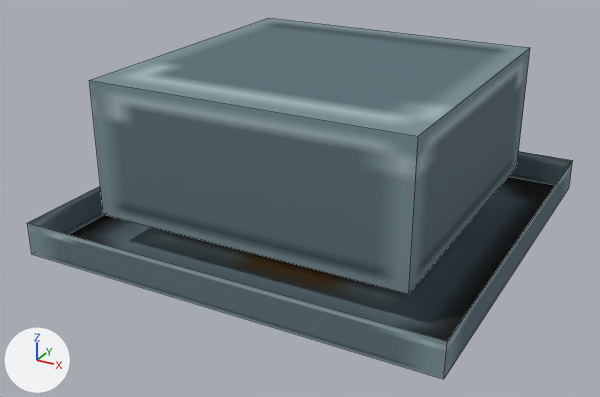
The OBJ model src/main/resources/assets/create_nuclear_industry/models/block/turbine/mesh/controller_down.obj as it was, and as the next commit left it.
Before and after are seen from a camera (50 mm lens) standing at (1.368, -2.201, 0.891) and looking at (0.474, -0.575, 0.078). Arrows for +X, +Y and +Z are at lower left; the lights stay in place. The picture after the commit comes second. Mesh edges are drawn as thin lines. Where no turn or scale is listed for an object, it has been applied to the vertices. Vertices at exactly the same position are counted once.

Objects in the first picture: 'controller_down'.
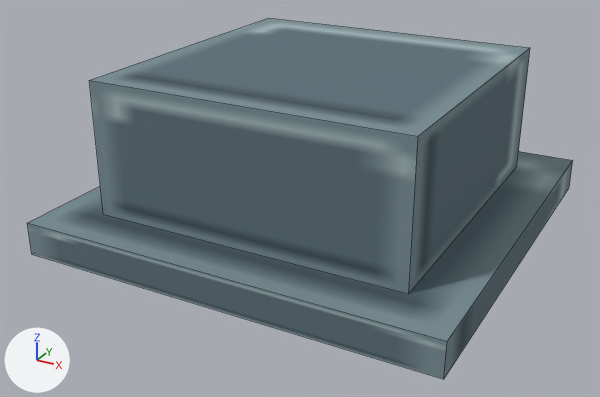
Boxes [x1, y1, x2, y2] around the edits, measured in the pictures (600 x 397 px):
'controller_down', reshaped
    both: [27, 18, 573, 379]
part 1 of me_controller_down, added (cyan)
    after: [28, 151, 573, 341]

The change in detail:
Picture 'turbine_controller_surface' (img_turbine_controller_surface) is new.
Material 'controller' (mat_controller) changes its picture from img_turbine_controller to img_turbine_controller_surface.
me_controller_down is used by ob_controller_down; location (0.0, 0.0, 0.0).
Verts and faces of me_controller_down; kept vertices keep their numbers, new ones are numbered from 16.
Before the commit, vertices of me_controller_down: 1 (0.0, -1.0, 0.08) at pixel (27, 222), 2 (0.0, 0.0, 0.08), 6 (1.0, 0.0, 0.08) at pixel (572, 160), 7 (1.0, -1.0, 0.08) at pixel (447, 341).
me_controller_down had 16 vertices, 10 faces and spanned x 0.0..1.0, y -1.0..0.0, z 0.0..0.4.
me_controller_down now has 16 vertices, 11 faces and spans x 0.0..1.0, y -1.0..0.0, z 0.0..0.4.
Part 1, on me_controller_down:
New faces: (1, 7, 6, 2) (mat_endcap (picture img_turbine_casing_panel)).
